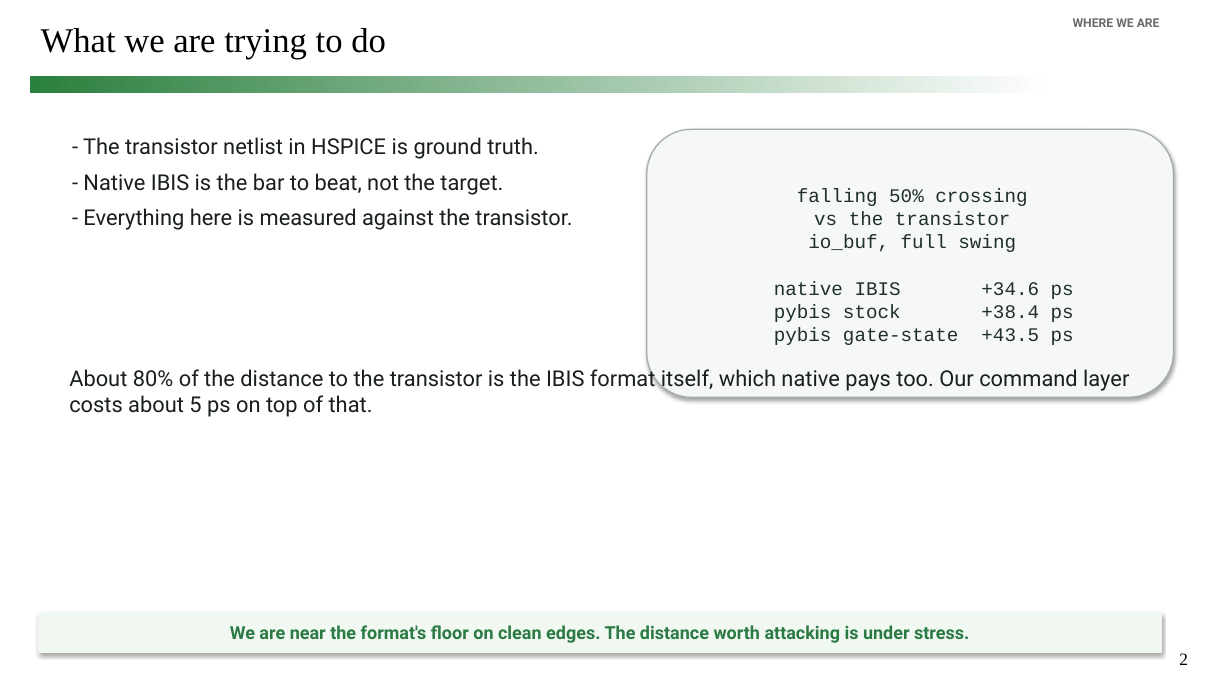
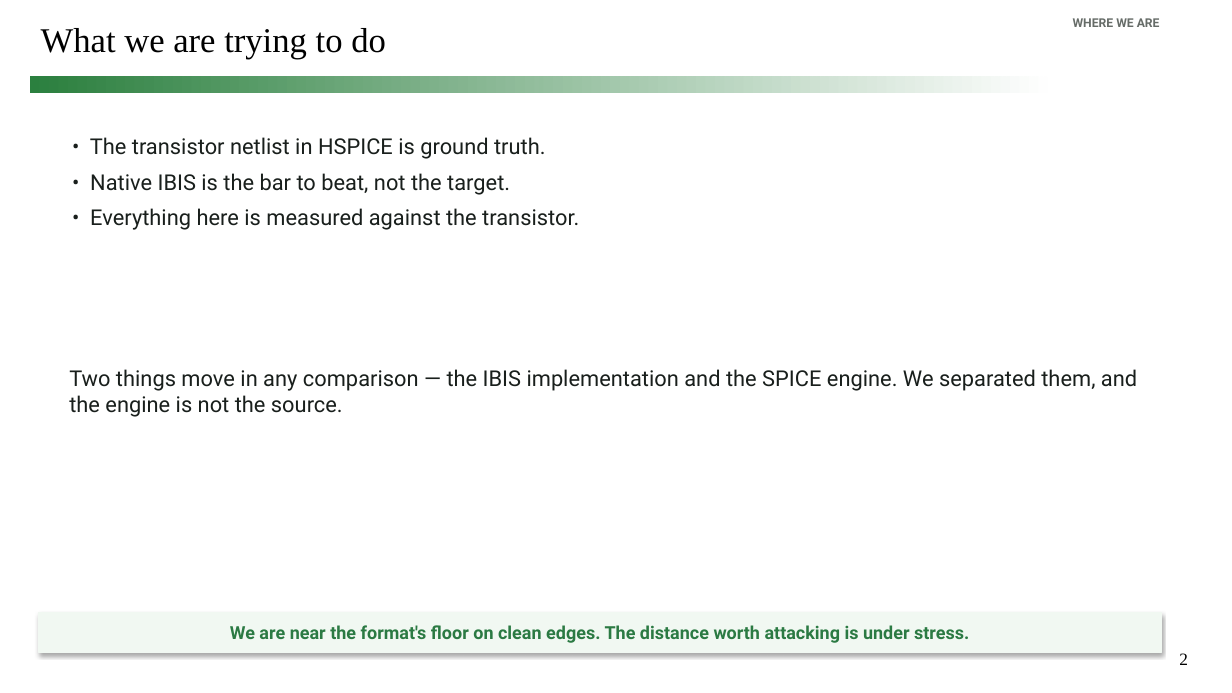
Before and after one commit to simon9721/ibis_comparison, a slide deck: slide 2 of results/meeting_deck_2026-09-04/ibis_pybis_status_2026-09-04.pptx. Drawn at 1232x693 pixels with LibreOffice and Linux fonts; fonts in the diff are those of the drawing. Boxes give left, top, right and bottom in pixels: in the first picture for what was removed or moved away, otherwise in the second. Text is boxed around its words. In the diff, an @@ line names an element or a change of style, - is before the commit and + after.

```diff
--- a/results/meeting_deck_2026-09-04/ibis_pybis_status_2026-09-04.pptx
+++ b/results/meeting_deck_2026-09-04/ibis_pybis_status_2026-09-04.pptx
@@ text at (90,137,579,230): text changed @@
-- The transistor netlist in HSPICE is ground truth.
-- Native IBIS is the bar to beat, not the target.
-- Everything here is measured against the transistor.
+• The transistor netlist in HSPICE is ground truth.
+• Native IBIS is the bar to beat, not the target.
+• Everything here is measured against the transistor.
@@ rounded rectangle removed at (647,129,1174,397) @@
-falling 50% crossing
-vs the transistor
-io_buf, full swing
-native IBIS +34.6 ps
-pybis stock +38.4 ps
-pybis gate-state +43.5 ps
@@ text at (69,369,1137,417): text changed @@
-About 80% of the distance to the transistor is the IBIS format itself, which native pays too. Our command layer costs about 5 ps on top of that.
+Two things move in any comparison — the IBIS implementation and the SPICE engine. We separated them, and the engine is not the source.
```
Also in this commit, not shown: 8 other slides changed, 1 slide added, 13 other files.
